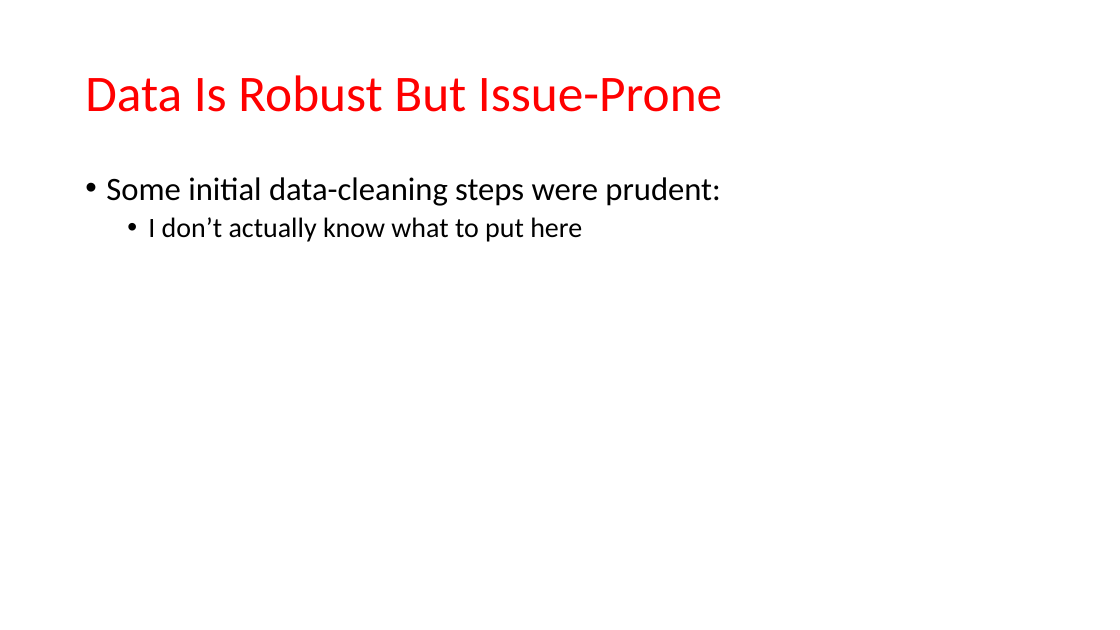
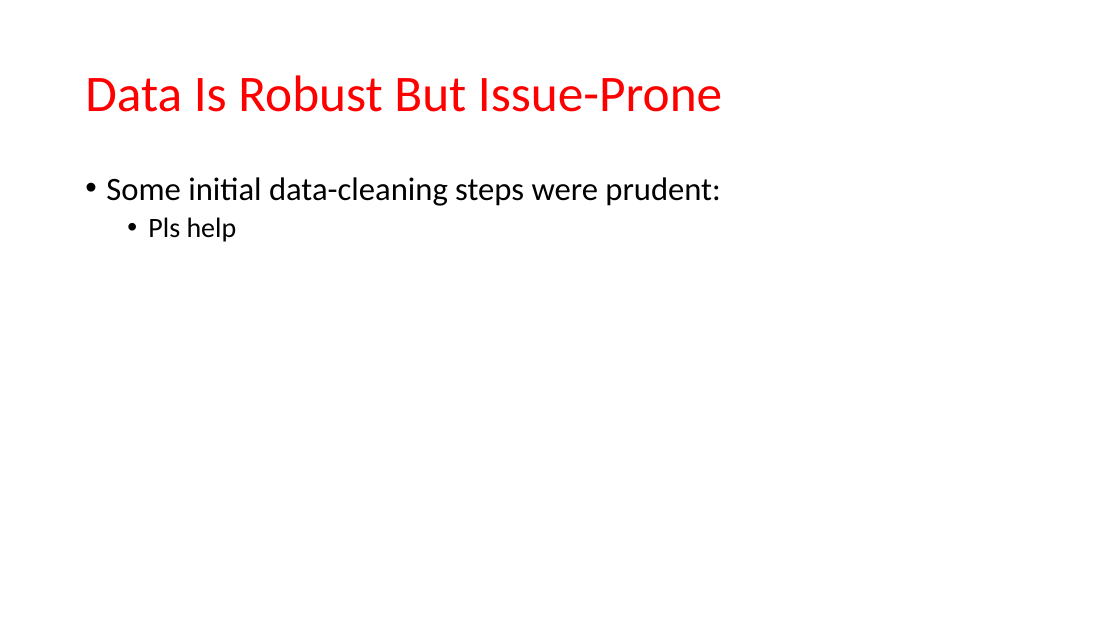
Before and after one commit to MatthewCodes/557_Final_Project, a slide deck: slide 5 of Presentation/Final Presentation.pptx. Drawn at 1120x630 pixels with LibreOffice and Linux fonts; fonts in the diff are those of the drawing. Boxes give left, top, right and bottom in pixels: in the first picture for what was removed or moved away, otherwise in the second. Text is boxed around its words. In the diff, an @@ line names an element or a change of style, - is before the commit and + after.

```diff
--- a/Presentation/Final Presentation.pptx
+++ b/Presentation/Final Presentation.pptx
@@ text at bbox=[148, 217, 237, 242]: text changed @@
-  • I don’t actually know what to put here
+  • Pls help
```
Also in this commit, not shown: 3 other slides changed.
